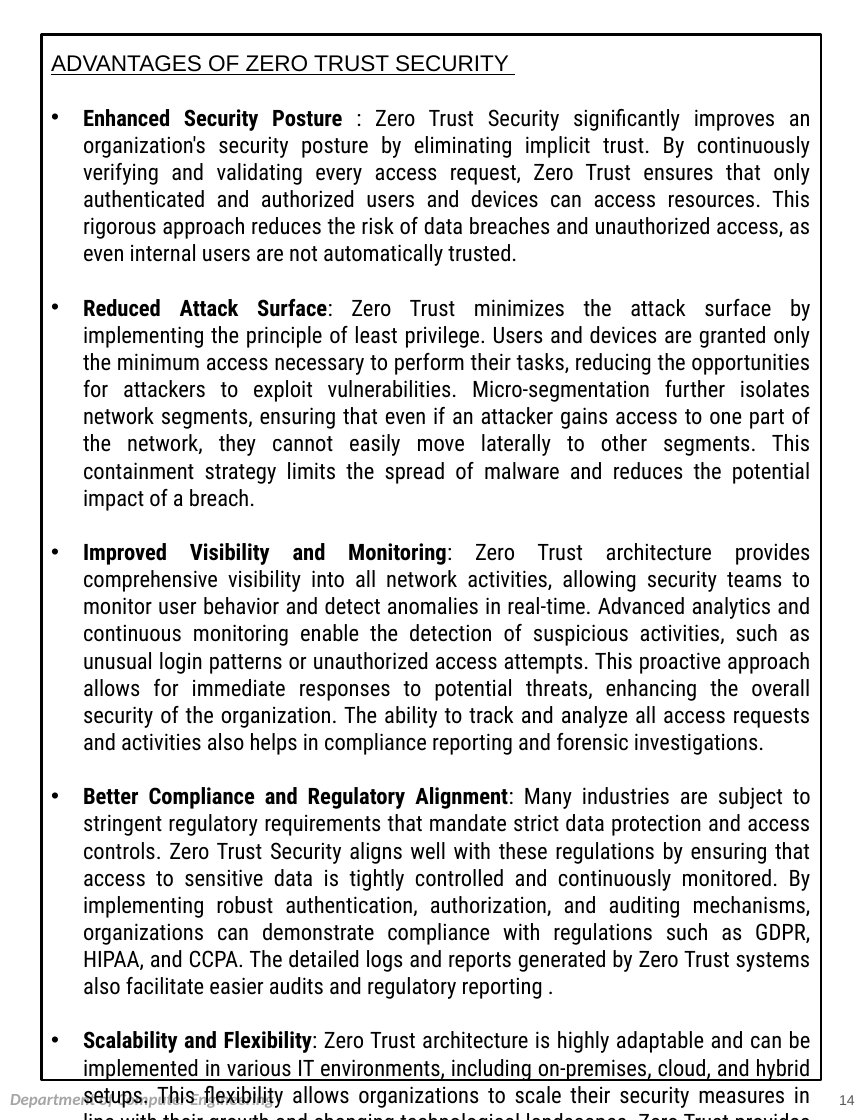
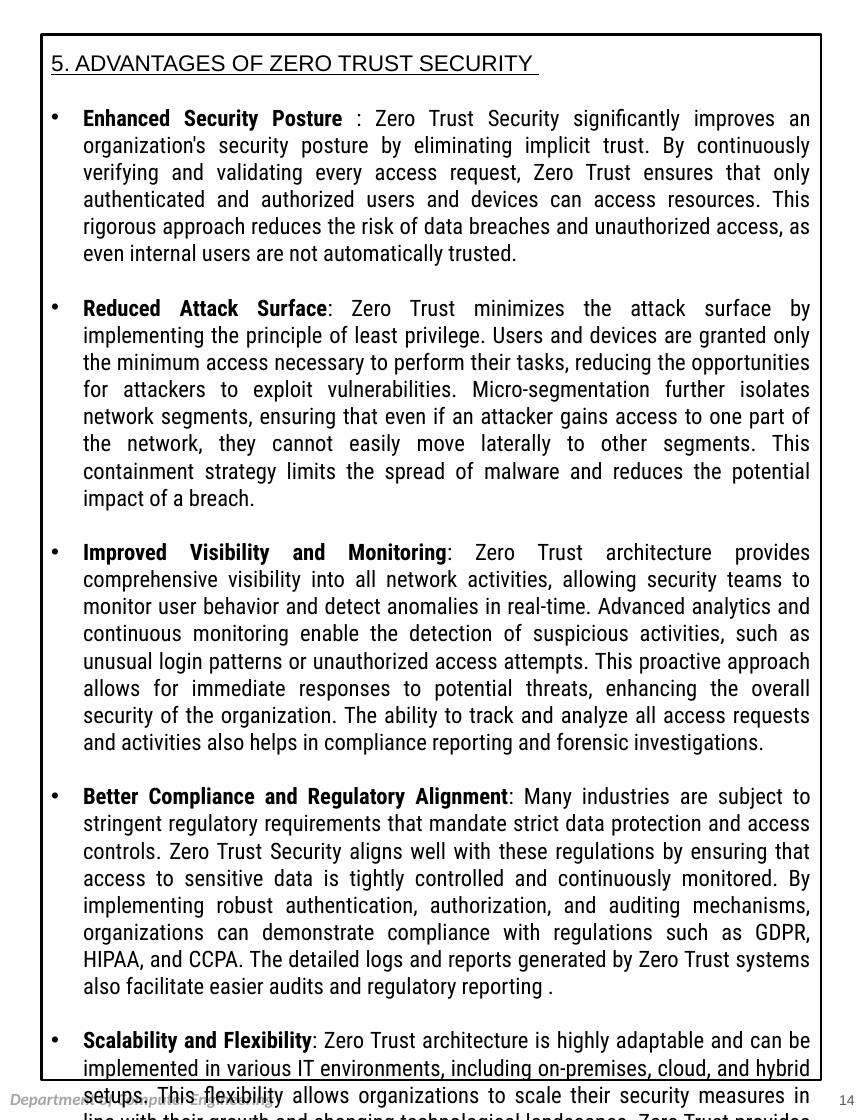
Before and after one commit to Silo5k3u8t4/semi, a slide deck: slide 14 of NEW.pptx. Drawn at 865x1120 pixels with LibreOffice and Linux fonts; fonts in the diff are those of the drawing. Boxes give left, top, right and bottom in pixels: in the first picture for what was removed or moved away, otherwise in the second. Text is boxed around its words. In the diff, an @@ line names an element or a change of style, - is before the commit and + after.

```diff
--- a/NEW.pptx
+++ b/NEW.pptx
@@ text at bbox=[51, 55, 533, 75]: text changed @@
-ADVANTAGES OF ZERO TRUST SECURITY
+5. ADVANTAGES OF ZERO TRUST SECURITY
```
Also in this commit, not shown: 7 other slides changed, 1 slide added.
